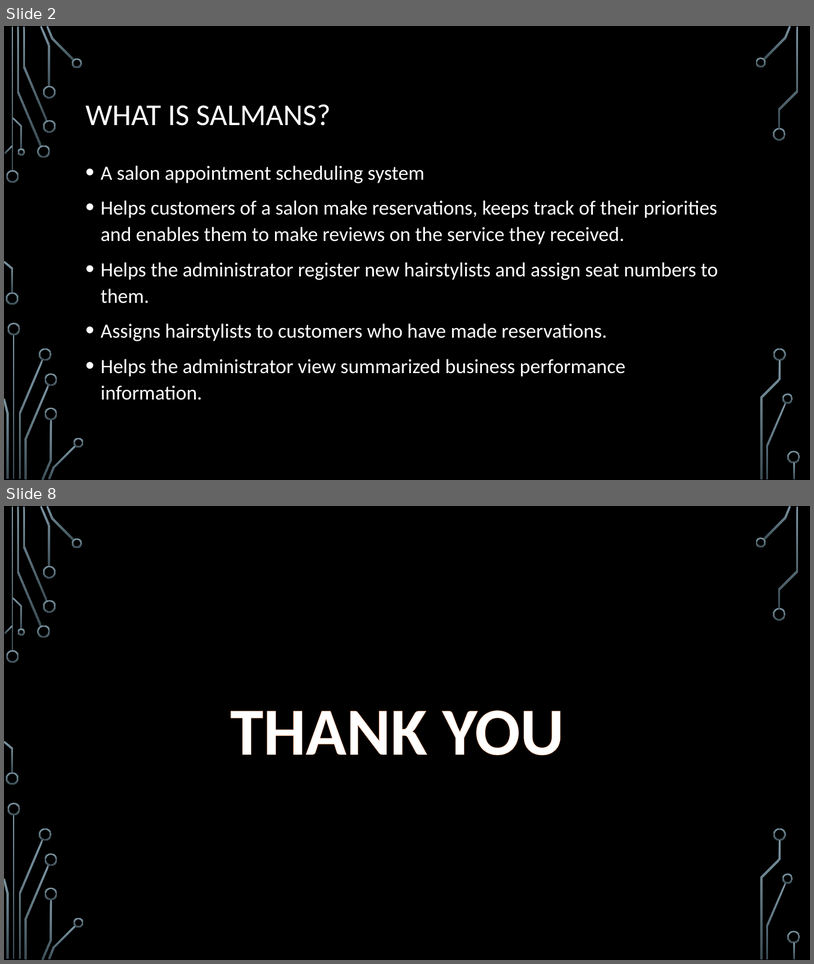
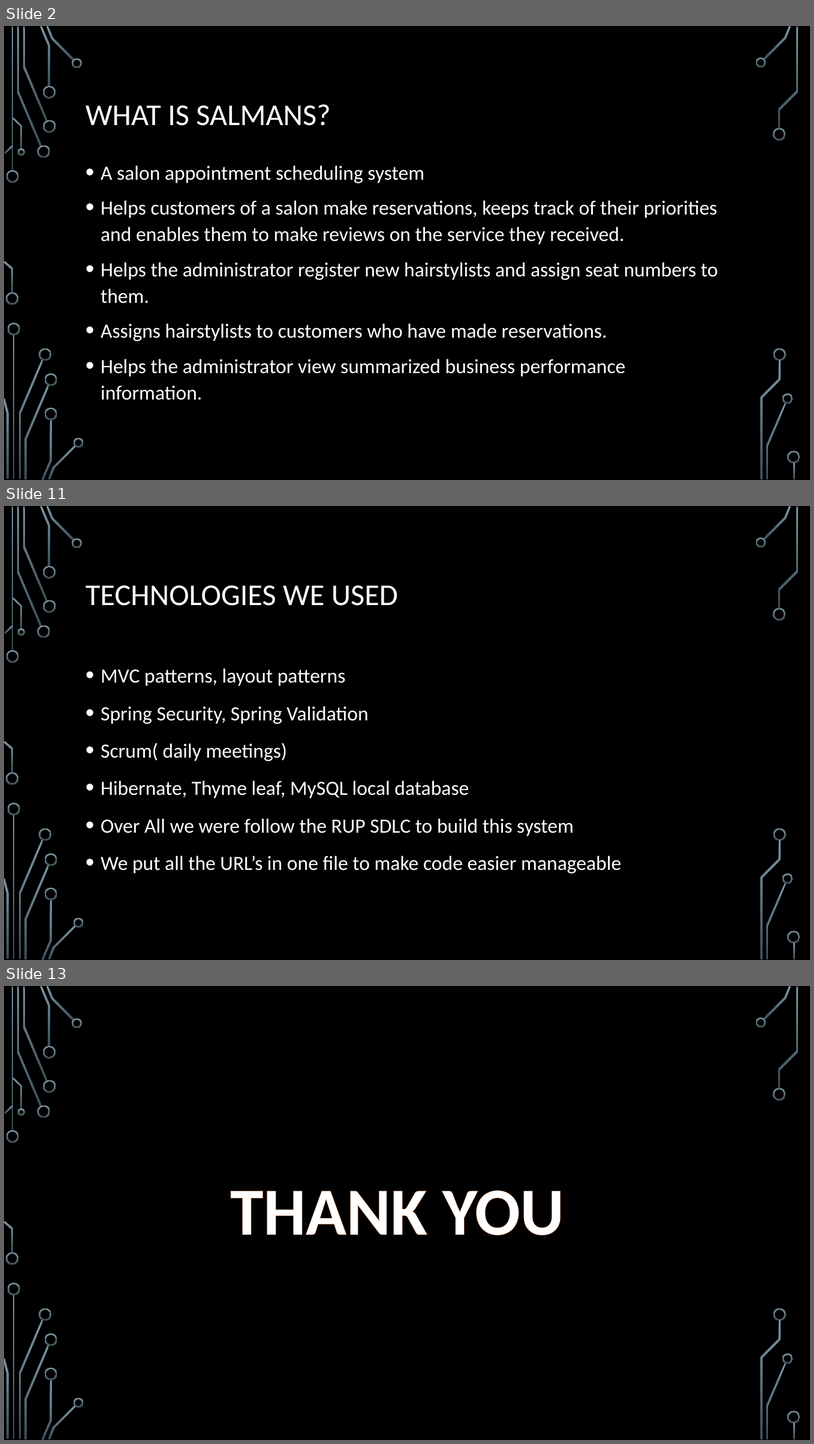
Before and after one commit to JohnLawal/SALMANS, a slide deck: Technical Documentation/projectpresentation.pptx. Shown one above the other, each under a label of ours: slides 2 and 8 before the commit, slides 2, 11 and 13 after it; the slides between them are not shown. The pictures are 814x964 and 814x1444 pixels, drawn with LibreOffice and Linux fonts; fonts in the diff are those of the drawing; background and template pictures are left out. Boxes give left, top, right and bottom in pixels: in the first picture for what was removed or moved away, otherwise in the second. Text is boxed around its words. In the diff, an @@ line names an element or a change of style, - is before the commit and + after.

```diff
--- a/Technical Documentation/projectpresentation.pptx
+++ b/Technical Documentation/projectpresentation.pptx
@@ slide 11 added at [4,506,810,960], background picture (left out); not listed: 36 template elements that a slide beside it also shows @@
@@ title added at [86,585,398,606], 36 pt, text #FFFFFF @@
+TECHNOLOGIES WE USED
@@ text added at [101,668,621,873], 24 pt, text #FFFFFF @@
+• MVC patterns, layout patterns
+• Spring Security, Spring Validation
+• Scrum( daily meetings)
+• Hibernate, Thyme leaf, MySQL local database
+• Over All we were follow the RUP SDLC to build this system
+• We put all the URL’s in one file to make code easier manageable
@@ what was slide 8 is now slide 13 @@
```
Also in this commit, not shown: 3 slides changed, 6 other slides added, 2 slides removed, 6 other files.
